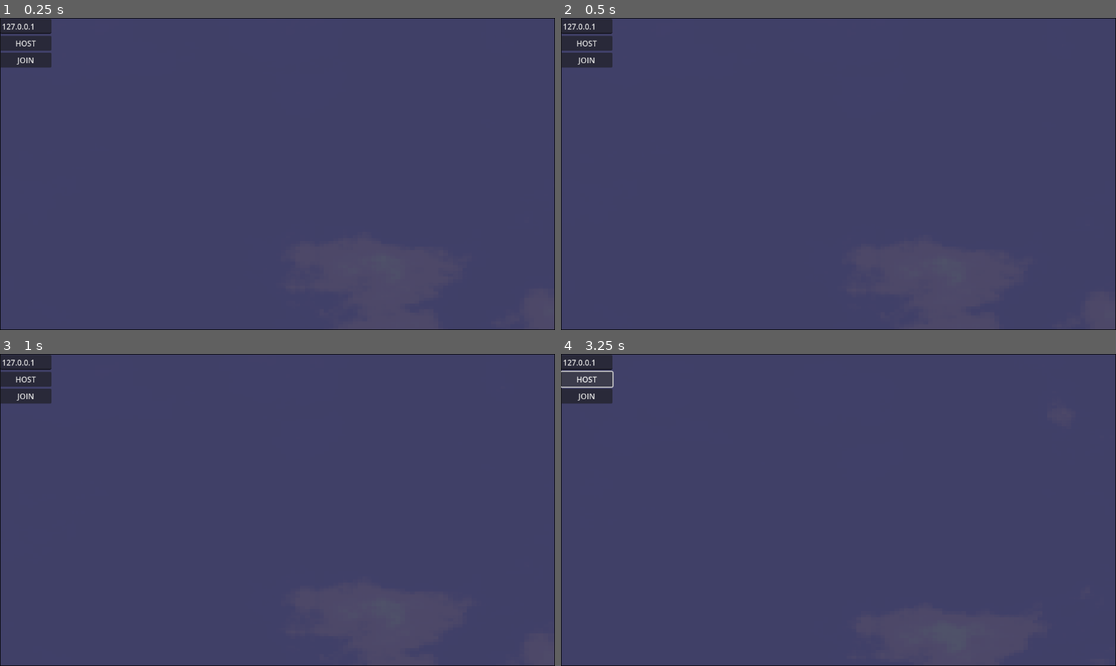
Above: before the commit, frames 1-4 (two rows, left to right).
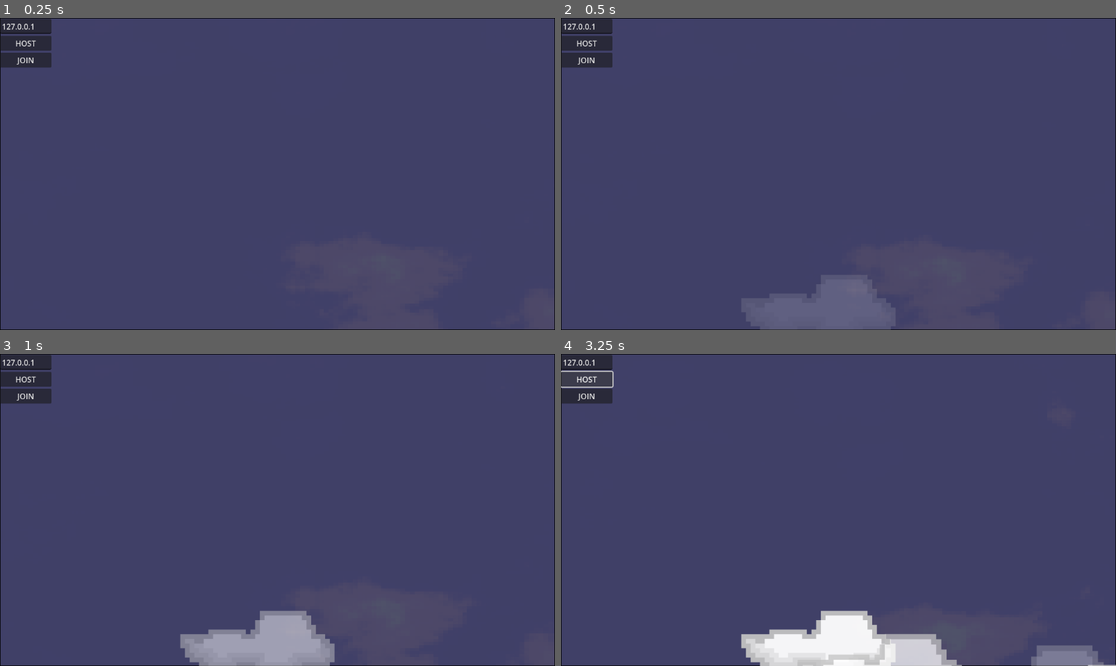
Above: after the commit, the same moments.

Repository: kickflip-games/kiwijam25
Game: Godot game, scene res://scenes/Main.tscn
Two runs of this game, one before a commit and one after it. Both use one fixed random seed, a clock stepped at 60 frames per second and the inputs below.
Inputs (mouse positions are in pixels of both pictures, inside the frame that each line leads up to):
- Up to frame 1 (0.25 s): no input
- Up to frame 2 (0.5 s): no input
- Up to frame 3 (1 s): move the mouse to (399, 494) at 0.52 s; hold Right mouse button (dash) from 0.53 s (still down)
- Up to frame 4 (3.25 s): move the mouse to (727, 525) at 1.27 s; release Right mouse button (dash) at 1.28 s; click (727, 525) at 1.35 s; move the mouse to (894, 441) at 2.02 s; hold Right mouse button (dash) 2.03-2.75 s; click "HOST" at 2.75 s

Frame 1 is identical in both runs. In frame 2, 2.7% of the frame differs, in the area x 33-60%, y 83-100%; in frame 3, 3.6%; in frame 4, 5.3%, in the area x 32-100%, y 82-100%.

Commit message:
add hacky clouds

Diff:
--- a/project.godot
+++ b/project.godot
@@ -37,8 +37,8 @@
 
 [layer_names]
 
-2d_physics/layer_1="player"
-2d_physics/layer_2="bullet"
+2d_physics/layer_1="bullet"
+2d_physics/layer_2="player"
 2d_physics/layer_3="cloud"
 
 [rendering]
--- a/scenes/Main.tscn
+++ b/scenes/Main.tscn
@@ -6,6 +6,7 @@
 [ext_resource type="PackedScene" uid="uid://corxhrleskgv" path="res://scenes/player/Player.tscn" id="3_c01mt"]
 [ext_resource type="PackedScene" uid="uid://c0qb6qs3taohy" path="res://scenes/networking/HighLevelUI.tscn" id="3_nxtc6"]
 [ext_resource type="Script" uid="uid://de3vrhq3v5don" path="res://scenes/networking/high_level_multiplayer_spawner.gd" id="4_jlsqs"]
+[ext_resource type="PackedScene" uid="uid://y47yilag0ulc" path="res://scenes/clouds/cloud_spanwer.tscn" id="7_nxtc6"]
 
 [sub_resource type="Environment" id="Environment_nxtc6"]
 glow_enabled = true
@@ -42,4 +43,7 @@
 
 [node name="HighLevelUi" parent="." instance=ExtResource("3_nxtc6")]
 
+[node name="CloudSpanwer" parent="." instance=ExtResource("7_nxtc6")]
+position = Vector2(530, 289)
+
 [editable path="Background"]
--- a/scenes/clouds/cloud.gd
+++ b/scenes/clouds/cloud.gd
@@ -18,8 +18,8 @@
 	target_alpha = original_alpha
 
 	# Connect signals for player entering/exiting
-	body_entered.connect(_on_body_entered)
-	body_exited.connect(_on_body_exited)
+	area_entered.connect(_on_area_entered)
+	area_exited.connect(_on_area_exited)
 
 func _process(delta):
 	if is_spawning:
@@ -36,29 +36,31 @@
 		target_alpha = original_alpha
 		modulate.a = lerp(modulate.a, target_alpha, restore_speed * delta)
 
-func _on_body_entered(body):
-	if body.is_in_group("player"):
+func _on_area_entered(area):
+	print("Area entered!")
+	if area.get_parent().is_in_group("player"):
+		print("PLAYER ENTERED!")
 		# Only server manages the player list to avoid conflicts
 		if multiplayer.is_server():
-			if body not in players_inside:
-				players_inside.append(body)
+			if area not in players_inside:
+				players_inside.append(area)
 				sync_cloud_state.rpc()
 
 		# Set local hiding state
-		if body.has_method("set_hiding"):
-			body.set_hiding(true)
+		if area.has_method("set_hiding"):
+			area.set_hiding(true)
 
-func _on_body_exited(body):
-	if body.is_in_group("player"):
+func _on_area_exited(area):
+	if area.get_parent().is_in_group("player"):
 		# Only server manages the player list
 		if multiplayer.is_server():
-			if body in players_inside:
-				players_inside.erase(body)
+			if area in players_inside:
+				players_inside.erase(area)
 				sync_cloud_state.rpc()
 
 		# Clear local hiding state
-		if body.has_method("set_hiding"):
-			body.set_hiding(false)
+		if area.has_method("set_hiding"):
+			area.set_hiding(false)
 
 @rpc("any_peer", "call_local", "reliable")
 func sync_cloud_state():
--- a/scenes/clouds/cloud.tscn
+++ b/scenes/clouds/cloud.tscn
@@ -1,18 +1,16 @@
-[gd_scene load_steps=4 format=3 uid="uid://b3fmgu8gkxeyd"]
+[gd_scene load_steps=3 format=3 uid="uid://b3fmgu8gkxeyd"]
 
 [ext_resource type="Script" uid="uid://b10kiwfcmv2ne" path="res://scenes/clouds/cloud.gd" id="1_3uvew"]
 [ext_resource type="Texture2D" uid="uid://bu4eestwy8lcy" path="res://assets/clouds/cloud_0.png" id="1_jp0g4"]
 
-[sub_resource type="ConvexPolygonShape2D" id="ConvexPolygonShape2D_jp0g4"]
-points = PackedVector2Array(-118, 28.5, 145, 29.5, 142, -18.5, 97, -75.5, 17, -75.5, -1, -28.5, -155, -25.5)
-
 [node name="Cloud" type="Area2D"]
 collision_layer = 4
+collision_mask = 2
 script = ExtResource("1_3uvew")
 
 [node name="Sprite2D" type="Sprite2D" parent="."]
 texture = ExtResource("1_jp0g4")
 
-[node name="CollisionShape2D" type="CollisionShape2D" parent="."]
+[node name="CollisionShape2D" type="CollisionPolygon2D" parent="."]
 position = Vector2(0, 12.5)
-shape = SubResource("ConvexPolygonShape2D_jp0g4")
+polygon = PackedVector2Array(-140, 7.5, -150, -21.5, -4, -27.5, 15, -72.5, 92, -72.5, 133, -21.5, 141, 20.5, 90, 30.5, -111, 24.5)
--- a/scenes/player/Player.tscn
+++ b/scenes/player/Player.tscn
@@ -96,6 +96,7 @@
 
 [node name="CollisionArea" type="Area2D" parent="."]
 collision_layer = 2
+collision_mask = 5
 
 [node name="CollisionShape2D" type="CollisionShape2D" parent="CollisionArea"]
 shape = SubResource("CircleShape2D_4kuee")
Not shown: 1 places in scenes/Main.tscn that only renumber resources
